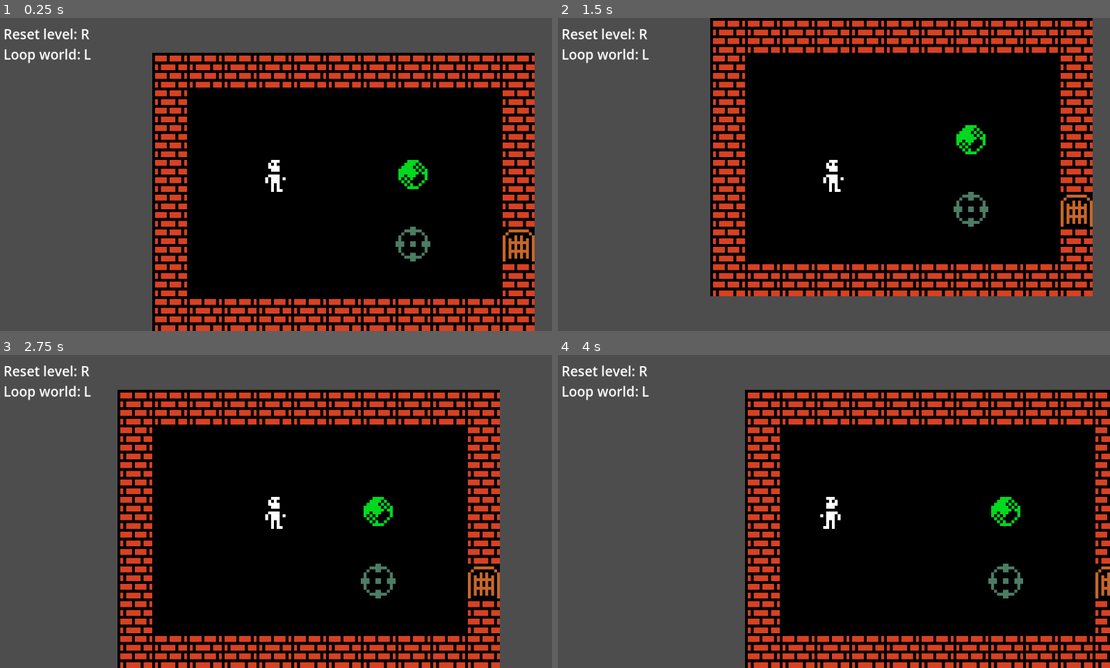
Above: before the commit, frames 1-4 (two rows, left to right).
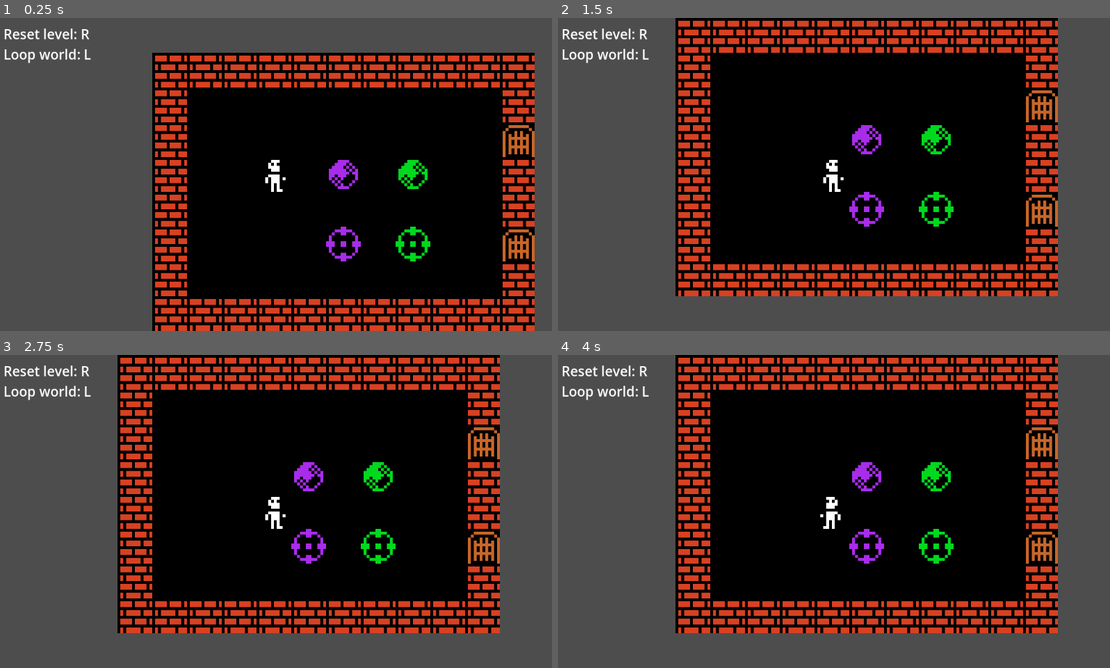
Above: after the commit, the same moments.

Repository: janhrastnik/gmtk2025
Game: Godot game, scene res://scenes/map_test.tscn
Two runs of this game, one before a commit and one after it. Both use one fixed random seed, a clock stepped at 60 frames per second and the inputs below.
Inputs:
- Up to frame 1 (0.25 s): no input
- Up to frame 2 (1.5 s): tap Enter at 0.5 s; hold D (right) 0.53-1.28 s; hold L (loop) 0.53-1.28 s; tap R (reset) at 1.25 s; hold S (down) from 1.28 s (still down); tap L (loop) at 1.35 s
- Up to frame 3 (2.75 s): tap R (reset) at 2 s; release S (down) at 2.03 s; hold D (right) from 2.03 s (still down); hold L (loop) from 2.03 s (still down)
- Up to frame 4 (4 s): tap R (reset) at 2.75, 3.5 s; release D (right) at 2.78 s; release L (loop) at 2.78 s; hold W (up) 2.78-3.53 s; tap L (loop) at 2.85 s; hold A (left) from 3.53 s (still down); hold L (loop) from 3.53 s (still down)

The runs differ from the first frame. In frame 1, 1.3% of the frame differs, in the area x 59-97%, y 34-78%; in frame 2, 17%; in frame 3, 26%; in frame 4, 44%, in the area x 21-100%, y 0-100%.

Commit message:
looping

Diff:
--- /dev/null
+++ b/scenes/interactable/loop_pressure_plate.gd
@@ -0,0 +1,16 @@
+class_name LoopPressurePlate
+extends PressurePlate
+
+@export var event_name = ""
+
+
+func _on_area_2d_area_entered(area: Area2D) -> void:
+	var parent = area.get_parent()
+	if parent is Player or parent is Rock:
+		GameData.global_events.emit(event_name)
+
+
+func _on_area_2d_area_exited(area: Area2D) -> void:
+	var parent = area.get_parent()
+	if parent is Player or parent is Rock:
+		GameData.global_events.emit(event_name)
--- /dev/null
+++ b/scenes/interactable/loop_pressure_plate.tscn
@@ -0,0 +1,25 @@
+[gd_scene load_steps=4 format=3 uid="uid://bbsk6tnse7wvv"]
+
+[ext_resource type="Script" uid="uid://bpdqayv1hiou0" path="res://scenes/interactable/loop_pressure_plate.gd" id="1_it4af"]
+[ext_resource type="Texture2D" uid="uid://cbjee4w11sfol" path="res://assets/loop_pressure_plate.png" id="1_m7fmp"]
+
+[sub_resource type="RectangleShape2D" id="RectangleShape2D_m7fmp"]
+size = Vector2(10, 10)
+
+[node name="LoopPressurePlate" type="Node2D"]
+script = ExtResource("1_it4af")
+
+[node name="Sprite2D" type="Sprite2D" parent="."]
+texture = ExtResource("1_m7fmp")
+offset = Vector2(6, 6)
+
+[node name="Area2D" type="Area2D" parent="."]
+position = Vector2(6, 6)
+collision_layer = 0
+collision_mask = 4
+
+[node name="CollisionShape2D" type="CollisionShape2D" parent="Area2D"]
+shape = SubResource("RectangleShape2D_m7fmp")
+
+[connection signal="area_entered" from="Area2D" to="." method="_on_area_2d_area_entered"]
+[connection signal="area_exited" from="Area2D" to="." method="_on_area_2d_area_exited"]
--- /dev/null
+++ b/scenes/interactable/loop_rock.gd
@@ -0,0 +1,74 @@
+class_name LoopRock
+extends Rock
+
+var can_move_up = true
+var can_move_down = true
+var can_move_left = true
+var can_move_right = true
+
+# @export var level_name: String = ""
+
+var starting_position: Vector2 = Vector2.ZERO
+
+func _ready() -> void:
+	check_collisions()
+
+	starting_position = position
+
+	# GameData.reset_events.connect(reset_state)
+	GameData.loop_events.connect(looped_state)
+
+func move_rock(pl: Player):
+	print("move rock call")
+	if position == pl.position - Vector2(0, 12.0) and can_move_up:
+		# player is below rock
+		position -= Vector2(0, 12.0)
+		pl.position -= Vector2(0, 12.0)
+	elif position == pl.position + Vector2(0, 12.0) and can_move_down:
+		position += Vector2(0, 12.0)
+		pl.position += Vector2(0, 12.0)
+	elif position == pl.position - Vector2(12.0, 0) and can_move_left:
+		position -= Vector2(12.0, 0)
+		pl.position -= Vector2(12.0, 0)
+	elif position == pl.position + Vector2(12.0, 0) and can_move_right:
+		position += Vector2(12.0, 0)
+		pl.position += Vector2(12.0, 0)
+
+	check_collisions()
+
+func check_collisions():
+	if GameData.world_tilemap:
+
+		var pl_coords = Vector2i(floor(position.x/12), floor(position.y/12))
+
+		var up = GameData.world_tilemap.get_cell_tile_data(pl_coords - Vector2i(0, 1))
+		var down = GameData.world_tilemap.get_cell_tile_data(pl_coords + Vector2i(0, 1))
+		var left = GameData.world_tilemap.get_cell_tile_data(pl_coords - Vector2i(1, 0))
+		var right = GameData.world_tilemap.get_cell_tile_data(pl_coords + Vector2i(1, 0))
+
+		if up is TileData:
+			if up.get_custom_data("is_colliding"):
+				can_move_up = false
+			else:
+				can_move_up = true
+
+		if down is TileData:
+			if down.get_custom_data("is_colliding"):
+				can_move_down = false
+			else:
+				can_move_down = true
+
+		if left is TileData:
+			if left.get_custom_data("is_colliding"):
+				can_move_left = false
+			else:
+				can_move_left = true
+
+		if right is TileData:
+			if right.get_custom_data("is_colliding"):
+				can_move_right = false
+			else:
+				can_move_right = true
+
+func looped_state():
+	position = starting_position
--- /dev/null
+++ b/scenes/interactable/loop_rock.tscn
@@ -0,0 +1,23 @@
+[gd_scene load_steps=4 format=3 uid="uid://ycegeiop4h6x"]
+
+[ext_resource type="Script" uid="uid://b0xv6xayj2ejn" path="res://scenes/interactable/loop_rock.gd" id="1_4v2nr"]
+[ext_resource type="Texture2D" uid="uid://rd5qdfsig17d" path="res://assets/loop_rock.png" id="2_dmefa"]
+
+[sub_resource type="RectangleShape2D" id="RectangleShape2D_dmefa"]
+size = Vector2(10, 10)
+
+[node name="Loop Rock" type="Node2D"]
+z_index = 1
+script = ExtResource("1_4v2nr")
+
+[node name="Sprite2D" type="Sprite2D" parent="."]
+texture = ExtResource("2_dmefa")
+offset = Vector2(6, 6)
+
+[node name="Area2D" type="Area2D" parent="."]
+collision_layer = 5
+collision_mask = 0
+
+[node name="CollisionShape2D" type="CollisionShape2D" parent="Area2D"]
+position = Vector2(6, 6)
+shape = SubResource("RectangleShape2D_dmefa")
--- a/scenes/interactable/pressure_plate.gd
+++ b/scenes/interactable/pressure_plate.gd
@@ -1,15 +1,2 @@
 class_name PressurePlate
-
 extends Node2D
-
-@export var event_name = ""
-
-func _on_area_2d_area_entered(area: Area2D) -> void:
-	var parent = area.get_parent()
-	if parent is Player or parent is Rock:
-		GameData.global_events.emit(event_name)
-
-func _on_area_2d_area_exited(area: Area2D) -> void:
-	var parent = area.get_parent()
-	if parent is Player or parent is Rock:
-		GameData.global_events.emit(event_name)
--- /dev/null
+++ b/scenes/interactable/reset_pressure_plate.gd
@@ -0,0 +1,15 @@
+class_name ResetPressurePlate
+
+extends PressurePlate
+
+@export var event_name = ""
+
+func _on_area_2d_area_entered(area: Area2D) -> void:
+	var parent = area.get_parent()
+	if parent is Player or parent is Rock:
+		GameData.global_events.emit(event_name)
+
+func _on_area_2d_area_exited(area: Area2D) -> void:
+	var parent = area.get_parent()
+	if parent is Player or parent is Rock:
+		GameData.global_events.emit(event_name)
--- a/scenes/interactable/pressure_plate.tscn
+++ b/scenes/interactable/reset_pressure_plate.tscn
@@ -1,12 +1,12 @@
 [gd_scene load_steps=4 format=3 uid="uid://cydpl45ysvfqy"]
 
-[ext_resource type="Script" uid="uid://cii3cmitub7f5" path="res://scenes/interactable/pressure_plate.gd" id="1_nhtva"]
-[ext_resource type="Texture2D" uid="uid://d15tvjlu3axh4" path="res://assets/pressure_plate.png" id="2_fdl42"]
+[ext_resource type="Script" uid="uid://cii3cmitub7f5" path="res://scenes/interactable/reset_pressure_plate.gd" id="1_nhtva"]
+[ext_resource type="Texture2D" uid="uid://d15tvjlu3axh4" path="res://assets/reset_pressure_plate.png" id="2_fdl42"]
 
 [sub_resource type="RectangleShape2D" id="RectangleShape2D_fdl42"]
 size = Vector2(10, 10)
 
-[node name="PressurePlate" type="Node2D"]
+[node name="ResetPressurePlate" type="Node2D"]
 script = ExtResource("1_nhtva")
 
 [node name="Sprite2D" type="Sprite2D" parent="."]
--- /dev/null
+++ b/scenes/interactable/reset_rock.gd
@@ -0,0 +1,75 @@
+class_name ResetRock
+extends Rock
+
+var can_move_up = true
+var can_move_down = true
+var can_move_left = true
+var can_move_right = true
+
+@export var level_name: String = ""
+
+var starting_position: Vector2 = Vector2.ZERO
+
+func _ready() -> void:
+	check_collisions()
+
+	starting_position = position
+
+	GameData.reset_events.connect(reset_state)
+	#GameData.loop_events.connect(reset_state)
+
+func move_rock(pl: Player):
+	print("move rock call")
+	if position == pl.position - Vector2(0, 12.0) and can_move_up:
+		# player is below rock
+		position -= Vector2(0, 12.0)
+		pl.position -= Vector2(0, 12.0)
+	elif position == pl.position + Vector2(0, 12.0) and can_move_down:
+		position += Vector2(0, 12.0)
+		pl.position += Vector2(0, 12.0)
+	elif position == pl.position - Vector2(12.0, 0) and can_move_left:
+		position -= Vector2(12.0, 0)
+		pl.position -= Vector2(12.0, 0)
+	elif position == pl.position + Vector2(12.0, 0) and can_move_right:
+		position += Vector2(12.0, 0)
+		pl.position += Vector2(12.0, 0)
+
+	check_collisions()
+
+func check_collisions():
+	if GameData.world_tilemap:
+
+		var pl_coords = Vector2i(floor(position.x/12), floor(position.y/12))
+
+		var up = GameData.world_tilemap.get_cell_tile_data(pl_coords - Vector2i(0, 1))
+		var down = GameData.world_tilemap.get_cell_tile_data(pl_coords + Vector2i(0, 1))
+		var left = GameData.world_tilemap.get_cell_tile_data(pl_coords - Vector2i(1, 0))
+		var right = GameData.world_tilemap.get_cell_tile_data(pl_coords + Vector2i(1, 0))
+
+		if up is TileData:
+			if up.get_custom_data("is_colliding"):
+				can_move_up = false
+			else:
+				can_move_up = true
+
+		if down is TileData:
+			if down.get_custom_data("is_colliding"):
+				can_move_down = false
+			else:
+				can_move_down = true
+
+		if left is TileData:
+			if left.get_custom_data("is_colliding"):
+				can_move_left = false
+			else:
+				can_move_left = true
+
+		if right is TileData:
+			if right.get_custom_data("is_colliding"):
+				can_move_right = false
+			else:
+				can_move_right = true
+
+func reset_state(level = ""):
+	if level_name == level:
+		position = starting_position
--- a/scenes/interactable/rock.tscn
+++ b/scenes/interactable/reset_rock.tscn
@@ -1,7 +1,7 @@
 [gd_scene load_steps=4 format=3 uid="uid://c5rrr35f37eov"]
 
 [ext_resource type="Texture2D" uid="uid://digo1nf3h82io" path="res://assets/reset_rock.png" id="1_j4skb"]
-[ext_resource type="Script" uid="uid://bqwk7qpatfk8" path="res://scenes/interactable/rock.gd" id="1_toq3j"]
+[ext_resource type="Script" uid="uid://bqwk7qpatfk8" path="res://scenes/interactable/reset_rock.gd" id="1_toq3j"]
 
 [sub_resource type="RectangleShape2D" id="RectangleShape2D_toq3j"]
 size = Vector2(10, 10)
--- a/scenes/interactable/rock.gd
+++ b/scenes/interactable/rock.gd
@@ -1,75 +1,2 @@
 class_name Rock
 extends Node2D
-
-var can_move_up = true
-var can_move_down = true
-var can_move_left = true
-var can_move_right = true
-
-@export var level_name: String = ""
-
-var starting_position: Vector2 = Vector2.ZERO
-
-func _ready() -> void:
-	check_collisions()
-
-	starting_position = position
-
-	GameData.reset_events.connect(reset_state)
-	#GameData.loop_events.connect(reset_state)
-
-func move_rock(pl: Player):
-	print("move rock call")
-	if position == pl.position - Vector2(0, 12.0) and can_move_up:
-		# player is below rock
-		position -= Vector2(0, 12.0)
-		pl.position -= Vector2(0, 12.0)
-	elif position == pl.position + Vector2(0, 12.0) and can_move_down:
-		position += Vector2(0, 12.0)
-		pl.position += Vector2(0, 12.0)
-	elif position == pl.position - Vector2(12.0, 0) and can_move_left:
-		position -= Vector2(12.0, 0)
-		pl.position -= Vector2(12.0, 0)
-	elif position == pl.position + Vector2(12.0, 0) and can_move_right:
-		position += Vector2(12.0, 0)
-		pl.position += Vector2(12.0, 0)
-
-	check_collisions()
-
-func check_collisions():
-	if GameData.world_tilemap:
-
-		var pl_coords = Vector2i(floor(position.x/12), floor(position.y/12))
-
-		var up = GameData.world_tilemap.get_cell_tile_data(pl_coords - Vector2i(0, 1))
-		var down = GameData.world_tilemap.get_cell_tile_data(pl_coords + Vector2i(0, 1))
-		var left = GameData.world_tilemap.get_cell_tile_data(pl_coords - Vector2i(1, 0))
-		var right = GameData.world_tilemap.get_cell_tile_data(pl_coords + Vector2i(1, 0))
-
-		if up is TileData:
-			if up.get_custom_data("is_colliding"):
-				can_move_up = false
-			else:
-				can_move_up = true
-
-		if down is TileData:
-			if down.get_custom_data("is_colliding"):
-				can_move_down = false
-			else:
-				can_move_down = true
-
-		if left is TileData:
-			if left.get_custom_data("is_colliding"):
-				can_move_left = false
-			else:
-				can_move_left = true
-
-		if right is TileData:
-			if right.get_custom_data("is_colliding"):
-				can_move_right = false
-			else:
-				can_move_right = true
-
-func reset_state(level = ""):
-	if level_name == level:
-		position = starting_position
--- a/scenes/map_test.tscn
+++ b/scenes/map_test.tscn
@@ -1,11 +1,13 @@
-[gd_scene load_steps=7 format=4 uid="uid://d4fdepgl88d81"]
+[gd_scene load_steps=9 format=4 uid="uid://d4fdepgl88d81"]
 
 [ext_resource type="Script" uid="uid://c6nfarag0xpsa" path="res://scenes/map_test.gd" id="1_o4b1t"]
 [ext_resource type="TileSet" uid="uid://cded1nikcxtrf" path="res://resources/urizen_tile_set.tres" id="1_y150f"]
 [ext_resource type="PackedScene" uid="uid://dc3m1hfr3sfhn" path="res://scenes/player.tscn" id="2_x5nem"]
-[ext_resource type="PackedScene" uid="uid://c5rrr35f37eov" path="res://scenes/interactable/rock.tscn" id="4_g3f5c"]
+[ext_resource type="PackedScene" uid="uid://c5rrr35f37eov" path="res://scenes/interactable/reset_rock.tscn" id="4_g3f5c"]
 [ext_resource type="PackedScene" uid="uid://8pcpw4gfbki3" path="res://scenes/unlockable/gate_one_req.tscn" id="5_3p1co"]
-[ext_resource type="PackedScene" uid="uid://cydpl45ysvfqy" path="res://scenes/interactable/pressure_plate.tscn" id="6_6nkdi"]
+[ext_resource type="PackedScene" uid="uid://cydpl45ysvfqy" path="res://scenes/interactable/reset_pressure_plate.tscn" id="6_6nkdi"]
+[ext_resource type="PackedScene" uid="uid://ycegeiop4h6x" path="res://scenes/interactable/loop_rock.tscn" id="7_b3oat"]
+[ext_resource type="PackedScene" uid="uid://bbsk6tnse7wvv" path="res://scenes/interactable/loop_pressure_plate.tscn" id="8_t5yh1"]
 
 [node name="Map Test" type="Node2D"]
 script = ExtResource("1_o4b1t")
@@ -17,14 +19,31 @@
 [node name="Player" parent="." instance=ExtResource("2_x5nem")]
 z_index = 1
 position = Vector2(36, 36)
+starting_loop_position = Vector2(48, 48)
 
-[node name="Reset Rock" parent="." instance=ExtResource("4_g3f5c")]
+[node name="Demo Level" type="Node" parent="."]
+
+[node name="Reset Rock" parent="Demo Level" instance=ExtResource("4_g3f5c")]
 position = Vector2(84, 36)
+level_name = "gate_demo"
 
-[node name="GateOneReq" parent="." instance=ExtResource("5_3p1co")]
+[node name="GateOneReq - Reset" parent="Demo Level" instance=ExtResource("5_3p1co")]
 position = Vector2(120, 60)
-event_name = "gate_demo"
+event_name = "reset_gate"
+level_name = "gate_demo"
 
-[node name="PressurePlate" parent="." instance=ExtResource("6_6nkdi")]
+[node name="ResetPressurePlate" parent="Demo Level" instance=ExtResource("6_6nkdi")]
 position = Vector2(84, 60)
-event_name = "gate_demo"
+event_name = "reset_gate"
+
+[node name="LoopRock" parent="Demo Level" instance=ExtResource("7_b3oat")]
+position = Vector2(60, 36)
+
+[node name="LoopPressurePlate" parent="Demo Level" instance=ExtResource("8_t5yh1")]
+position = Vector2(60, 60)
+event_name = "loop_gate"
+
+[node name="GateOneReq - Loop" parent="Demo Level" instance=ExtResource("5_3p1co")]
+position = Vector2(120, 24)
+event_name = "loop_gate"
+level_name = "gate_demo"
--- a/scenes/player.gd
+++ b/scenes/player.gd
@@ -7,6 +7,9 @@
 var can_move_right = true
 
 var starting_level_position = Vector2.ZERO
+@export var starting_loop_position: Vector2 = Vector2.ZERO
+
+var current_level = "gate_demo"
 
 # references to objects player can interact with
 var object_up = false
@@ -28,6 +31,7 @@
 	debug_ui.visible = true
 
 	GameData.reset_events.connect(reset_player)
+	GameData.loop_events.connect(loopback_player)
 
 func _input(event: InputEvent) -> void:
 	if event.is_action_pressed("up") and can_move_up:
@@ -57,7 +61,7 @@
 			position.x += 12
 
 	if event.is_action_pressed("reset"):
-		GameData.reset_events.emit()
+		GameData.reset_events.emit(current_level)
 
 	if event.is_action_pressed("loop"):
 		GameData.loop_events.emit()
@@ -119,5 +123,8 @@
 			#print("object on the right")
 			object_right = parent
 
-func reset_player():
+func reset_player(level_name):
 	position = starting_level_position
+
+func loopback_player():
+	position = starting_loop_position
--- a/scenes/singleton/game_data.gd
+++ b/scenes/singleton/game_data.gd
@@ -3,5 +3,5 @@
 var world_tilemap: TileMapLayer = null
 
 signal global_events(event_name: String)
-signal reset_events(level_name: String)
+signal reset_events
 signal loop_events
Binary file added: assets/loop_pressure_plate.png
Not shown, added: assets/loop_pressure_plate.png.import
Binary file added: assets/loop_rock.png
Not shown, changed: assets/loop_rock.png.import
Binary file removed: assets/pressure_plate.png
Binary file added: assets/reset_pressure_plate.png
Not shown, added: assets/reset_pressure_plate.png.import
Not shown, added: scenes/interactable/loop_pressure_plate.gd.uid
Not shown, added: scenes/interactable/loop_rock.gd.uid
Not shown, changed: scenes/interactable/pressure_plate.gd.uid
Not shown, added: scenes/interactable/reset_pressure_plate.gd.uid
Not shown, added: scenes/interactable/reset_rock.gd.uid
(and 1 more such lines)
